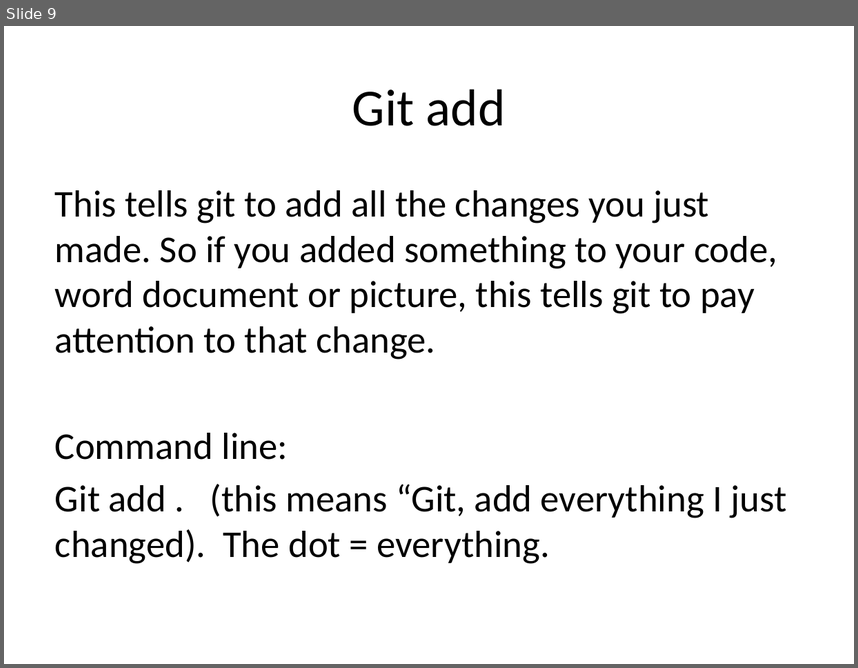
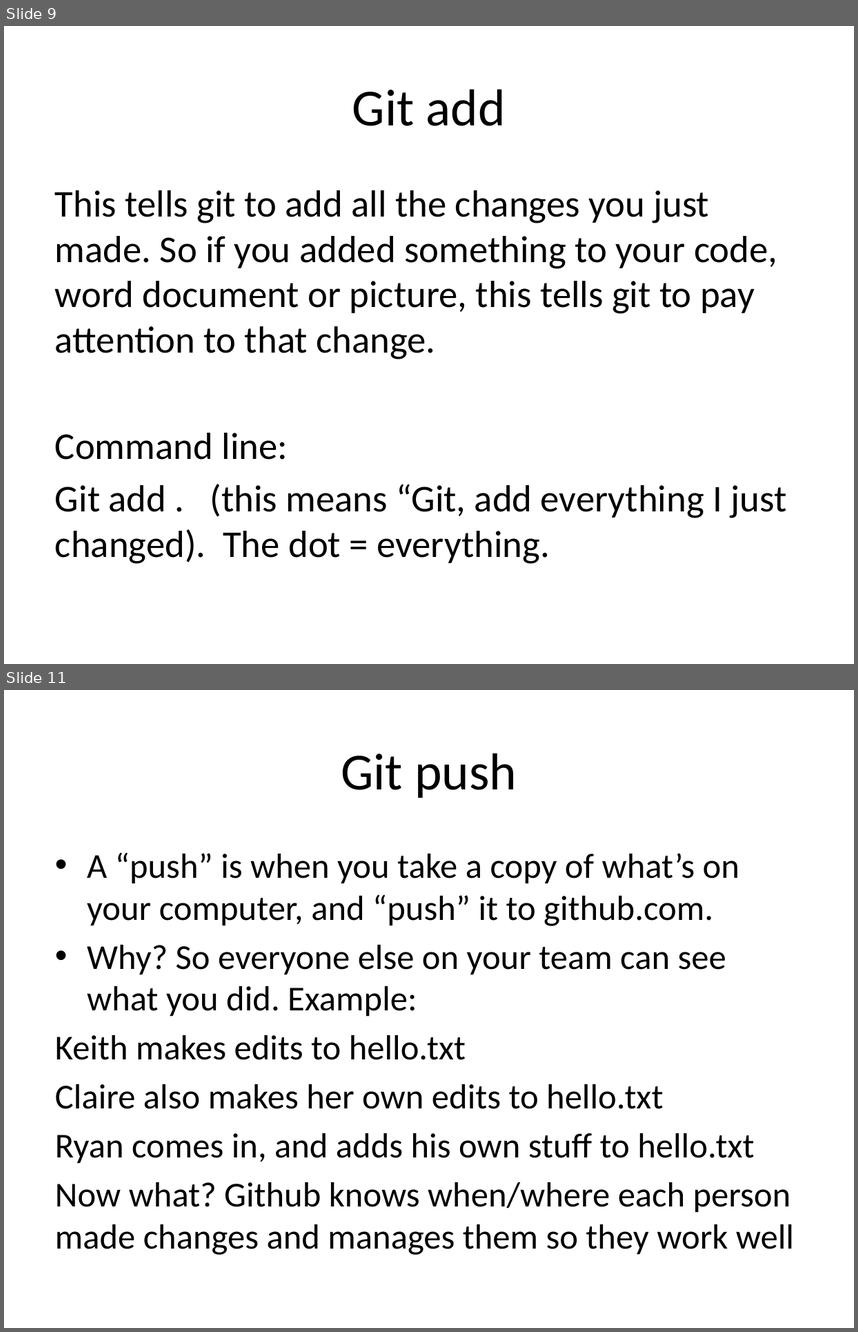
Before and after one commit to jtian1167/SLP-demo, a slide deck: SLP github.pptx. Shown one above the other, each under a label of ours: slide 9 before the commit, slides 9 and 11 after it; the slides between them are not shown. The pictures are 858x668 and 858x1332 pixels, drawn with LibreOffice and Linux fonts; fonts in the diff are those of the drawing. Boxes give left, top, right and bottom in pixels: in the first picture for what was removed or moved away, otherwise in the second. Text is boxed around its words. In the diff, an @@ line names an element or a change of style, - is before the commit and + after.

```diff
--- a/SLP github.pptx
+++ b/SLP github.pptx
@@ slide 11 added at (4, 690, 854, 1328), background #FFFFFF @@
@@ title added at (341, 753, 517, 798), 44 pt, text #000000 @@
+Git push
@@ text added at (55, 852, 794, 1254), 29.6 pt, text #000000 @@
+• A “push” is when you take a copy of what’s on your computer, and “push” it to github.com.
+• Why? So everyone else on your team can see what you did. Example:
+Keith makes edits to hello.txt
+Claire also makes her own edits to hello.txt
+Ryan comes in, and adds his own stuff to hello.txt
+Now what? Github knows when/where each person made changes and manages them so they work well
```
Also in this commit, not shown: 1 slide changed, 1 other slide added.
